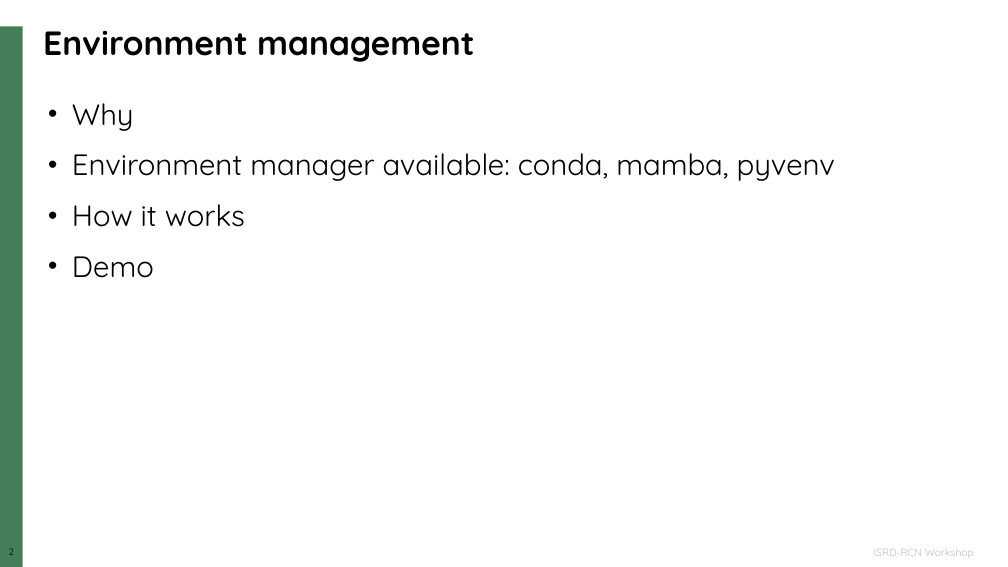
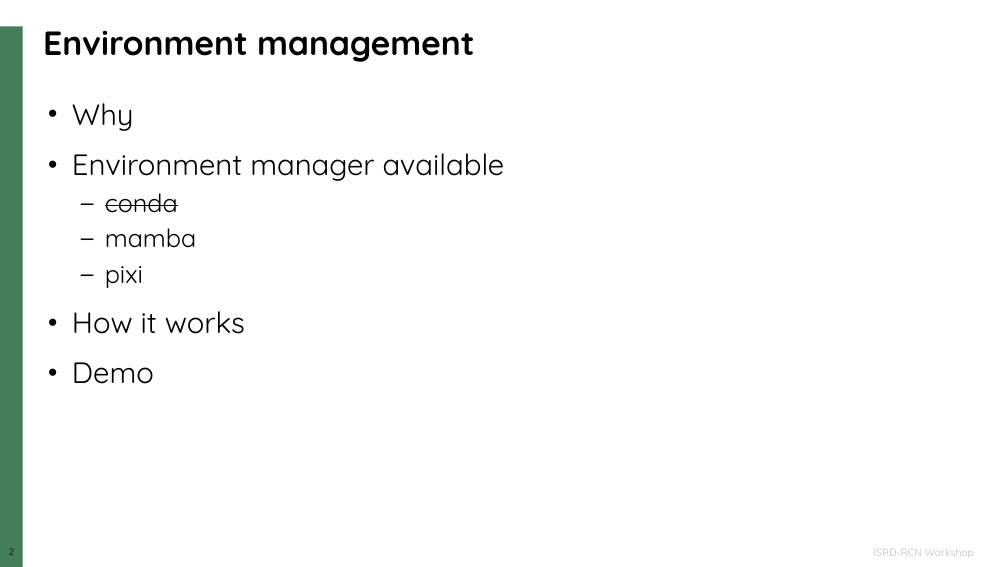
Before and after one commit to neutrons/ns-computation-tutorial, a slide deck: slide 2 of lectures/NXS_2023_environment_and_running_python_options.pptx. Drawn at 1008x567 pixels with LibreOffice and Linux fonts; fonts in the diff are those of the drawing; background and template pictures are left out. Boxes give left, top, right and bottom in pixels: in the first picture for what was removed or moved away, otherwise in the second. Text is boxed around its words. In the diff, an @@ line names an element or a change of style, - is before the commit and + after.

```diff
--- a/lectures/NXS_2023_environment_and_running_python_options.pptx
+++ b/lectures/NXS_2023_environment_and_running_python_options.pptx
@@ text at (72, 153, 505, 288): text changed @@
-• Environment manager available: conda, mamba, pyvenv
+• Environment manager available
+  – conda
+  – mamba
+  – pixi
```
Also in this commit, not shown: 1 other slide changed, 1 other file.
